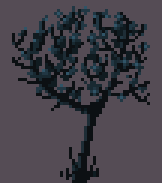
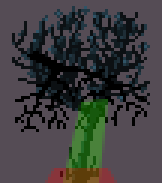
Layers edited between the first and the second w=162, h=183 image:
showed group "Areas" (2 layers) over bbox(45, 99, 117, 183)
showed "Collider" over bbox(45, 168, 117, 183)
showed "Hotspot" over bbox(63, 99, 108, 183)
showed "FigTreeShadow.png" over bbox(15, 51, 147, 132)
showed "FigTree01.png" over bbox(45, 51, 120, 183)
showed "FigTree02.png" over bbox(36, 12, 147, 183)
showed "FigTree03.png" over bbox(15, 12, 147, 183)
showed "FigTree04.png" over bbox(15, 12, 147, 183)
showed "FigTree05.png" over bbox(15, 12, 147, 183)
showed "FigTree06.png" over bbox(15, 12, 147, 183)
showed "FigTree07.png" over bbox(15, 12, 147, 183)
showed "FigTree08.png" over bbox(15, 12, 147, 183)
